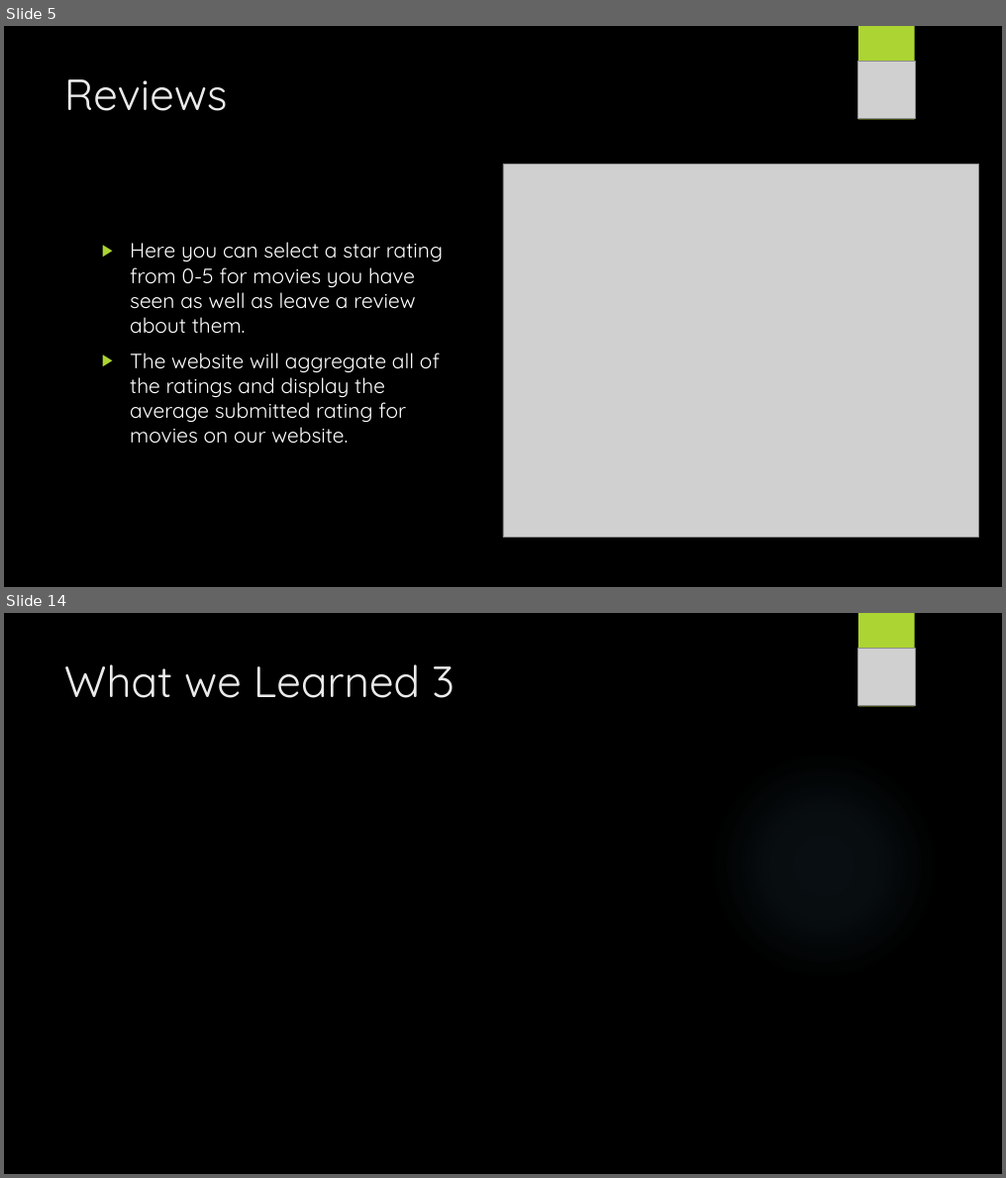
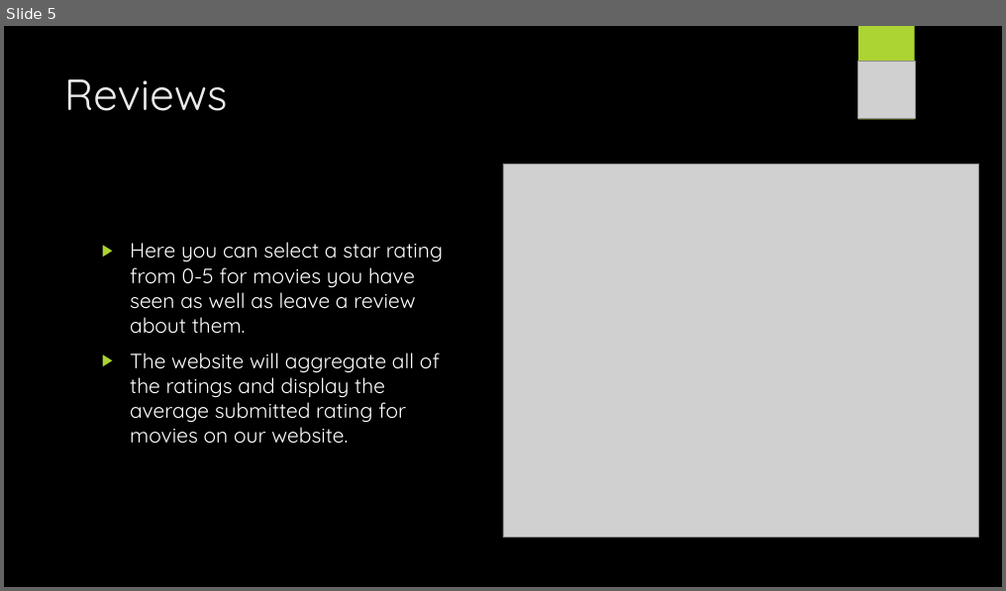
Before and after one commit to vladapple/MoonriseMovies, a slide deck: Files/MoonriseMoviesPresentation.pptx. Shown one above the other, each under a label of ours: slides 5 and 14 before the commit, slide 5 after it; the slides between them are not shown. The pictures are 1006x1178 and 1006x591 pixels, drawn with LibreOffice and Linux fonts; fonts in the diff are those of the drawing; grey boxes stand for pictures; background and template pictures are left out. Boxes give left, top, right and bottom in pixels: in the first picture for what was removed or moved away, otherwise in the second. Text is boxed around its words. In the diff, an @@ line names an element or a change of style, - is before the commit and + after.

```diff
--- a/Files/MoonriseMoviesPresentation.pptx
+++ b/Files/MoonriseMoviesPresentation.pptx
@@ slide 14 removed at <box>4,613,1002,1174</box>, background picture (left out); not listed: 2 template elements that a slide beside it also shows @@
@@ title removed at <box>64,664,454,698</box> @@
-What we Learned 3
@@ picture removed at <box>857,649,915,706</box> @@
```
Also in this commit, not shown: 5 slides changed, 8 slides added, 7 other slides removed.
